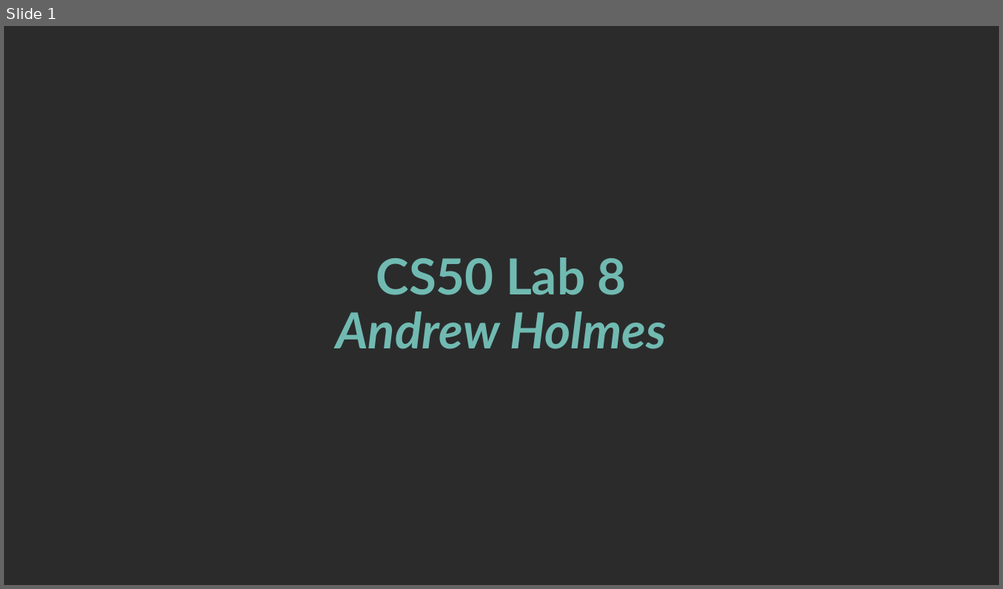
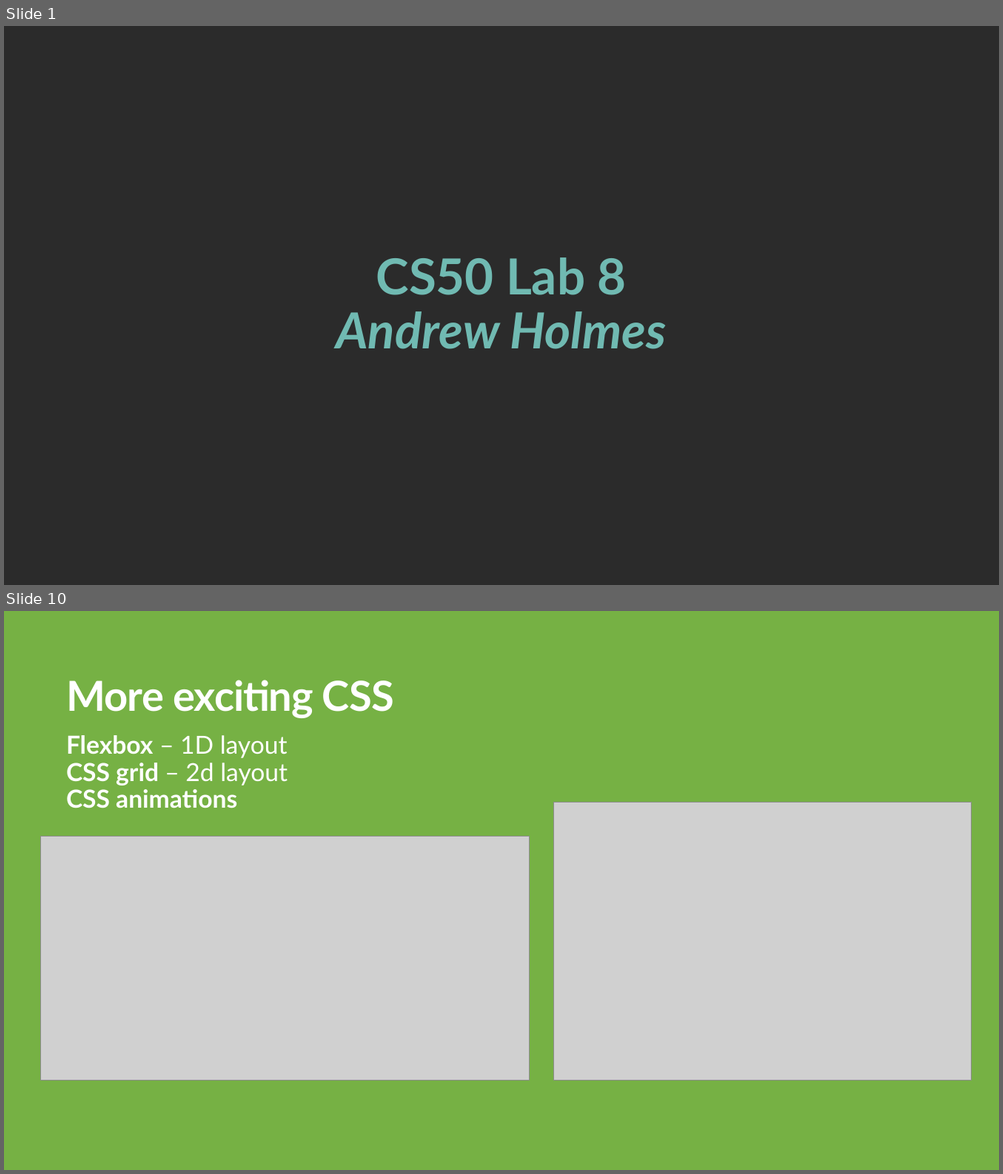
Before and after one commit to ACHolmes/CS50TF-2022F, a slide deck: lab8/CS50 Lab 8.pptx. Shown one above the other, each under a label of ours: slide 1 before the commit, slides 1 and 10 after it; the slides between them are not shown. The pictures are 1003x589 and 1003x1174 pixels, drawn with LibreOffice and Linux fonts; fonts in the diff are those of the drawing; grey boxes stand for pictures; background and template pictures are left out; a plain dark background stands for a picture behind light text. Boxes give left, top, right and bottom in pixels: in the first picture for what was removed or moved away, otherwise in the second. Text is boxed around its words. In the diff, an @@ line names an element or a change of style, - is before the commit and + after.

```diff
--- a/lab8/CS50 Lab 8.pptx
+++ b/lab8/CS50 Lab 8.pptx
@@ slide 10 added at (x1=4, y1=611, x2=999, y2=1170), background #76B144 @@
@@ title added at (x1=66, y1=680, x2=394, y2=718), 40 pt, text #FFFFFF, bold @@
+More exciting CSS
@@ text added at (x1=66, y1=735, x2=287, y2=809), 24 pt, text #FFFFFF, bold @@
+Flexbox – 1D layout
+CSS grid – 2d layout
+CSS animations
@@ picture added at (x1=554, y1=802, x2=972, y2=1080) @@
@@ picture added at (x1=40, y1=836, x2=529, y2=1080) @@
```
Also in this commit, not shown: 6 slides changed, 11 other slides added, 4 slides removed, 6 other files.
